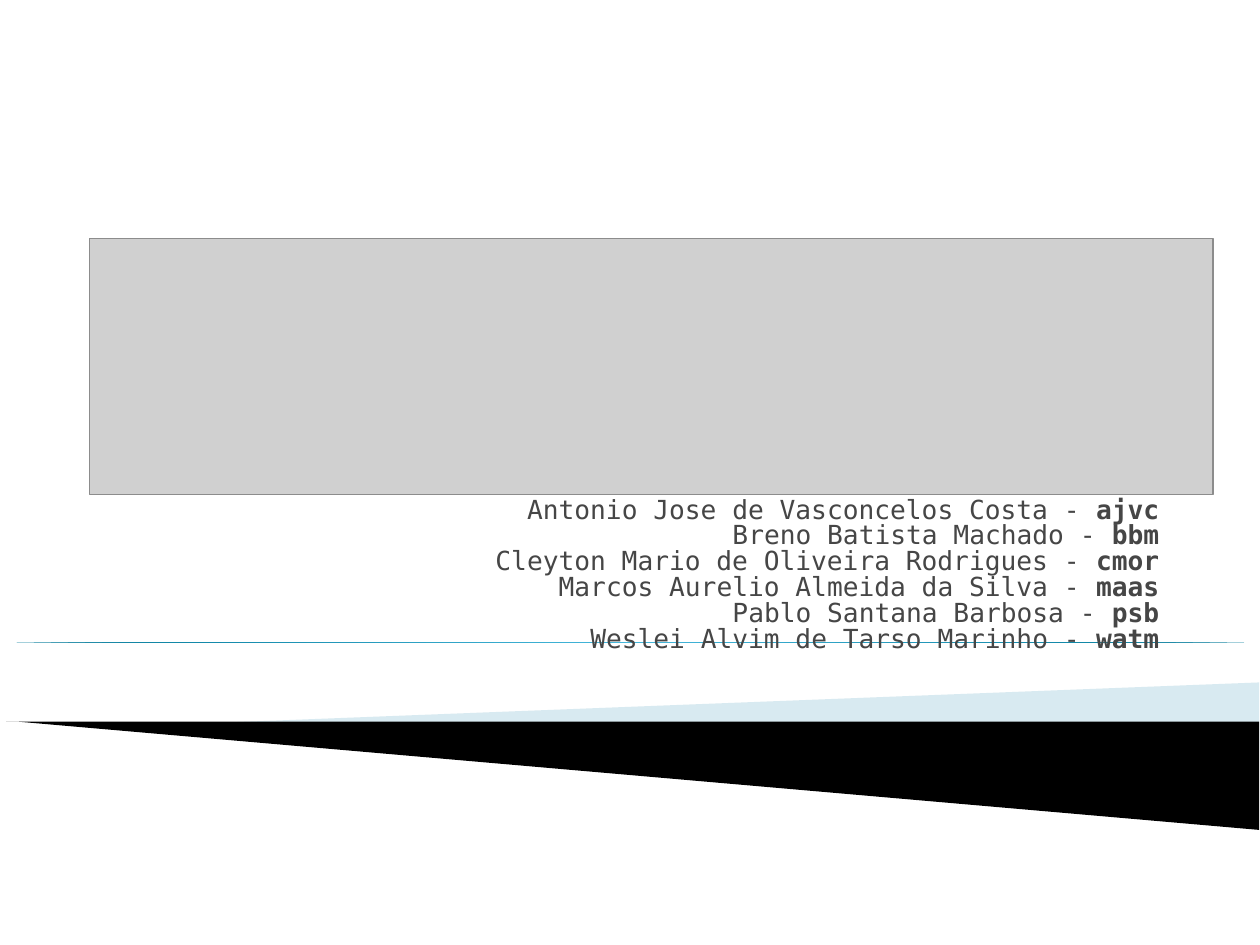
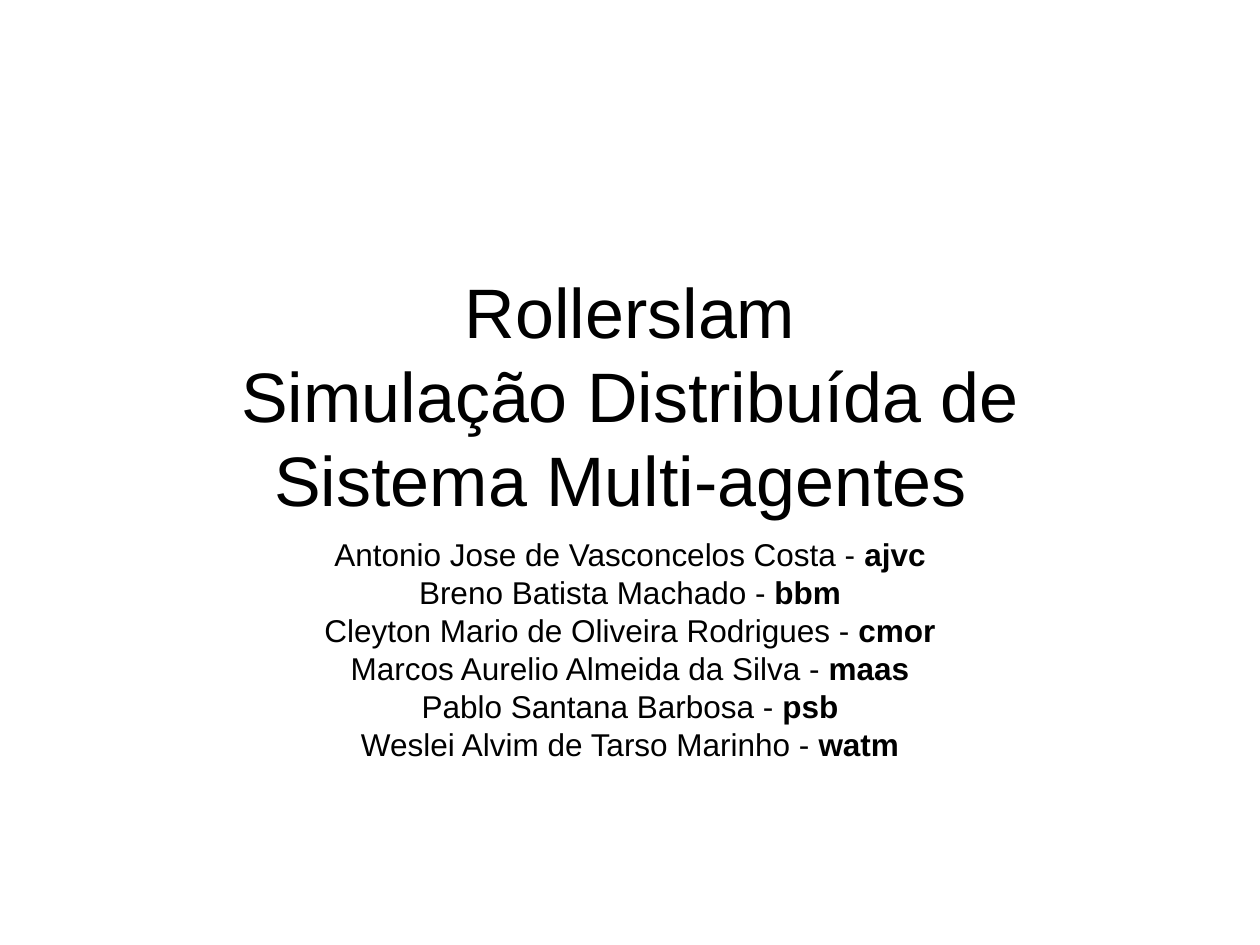
Before and after one commit to krishprince/rollerslam, a slide deck: slide 1 of docs/PresentationSD.ppt. Drawn at 1260x945 pixels with LibreOffice and Linux fonts; fonts in the diff are those of the drawing; grey boxes stand for pictures; background and template pictures are left out. Boxes give left, top, right and bottom in pixels: in the first picture for what was removed or moved away, otherwise in the second. Text is boxed around its words. In the diff, an @@ line names an element or a change of style, - is before the commit and + after.

```diff
--- a/docs/PresentationSD.ppt
+++ b/docs/PresentationSD.ppt
@@ picture removed at [89,238,1212,494] @@
@@ title added at [241,287,1019,519], 40 pt, text #000000 @@
+Rollerslam
+Simulação Distribuída de Sistema Multi-agentes
@@ subtitle "Antonio Jose de Vasconcelos Costa ...": place and size @@
-subtitle "Antonio Jose de Vasconcelos Costa ..." at [495,498,1159,649]
+subtitle "Antonio Jose de Vasconcelos Costa ..." at [324,543,935,757]
@@ subtitle "Antonio Jose de Vasconcelos Costa ..." at [324,543,935,757]: size 15 to 18 pt, font DejaVu Sans Mono to Arial, text colour #464646 to #000000; alignment right to centre; line spacing 0.6 to 0.8 @@
@@ right triangle removed at [0,643,1260,643] @@
@@ freeform shape removed at [233,683,1259,750] @@
@@ freeform shape removed at [6,722,1259,830] @@
```
Also in this commit, not shown: 10 other slides changed, 2 slides added, 4 slides removed, 23 other files.
